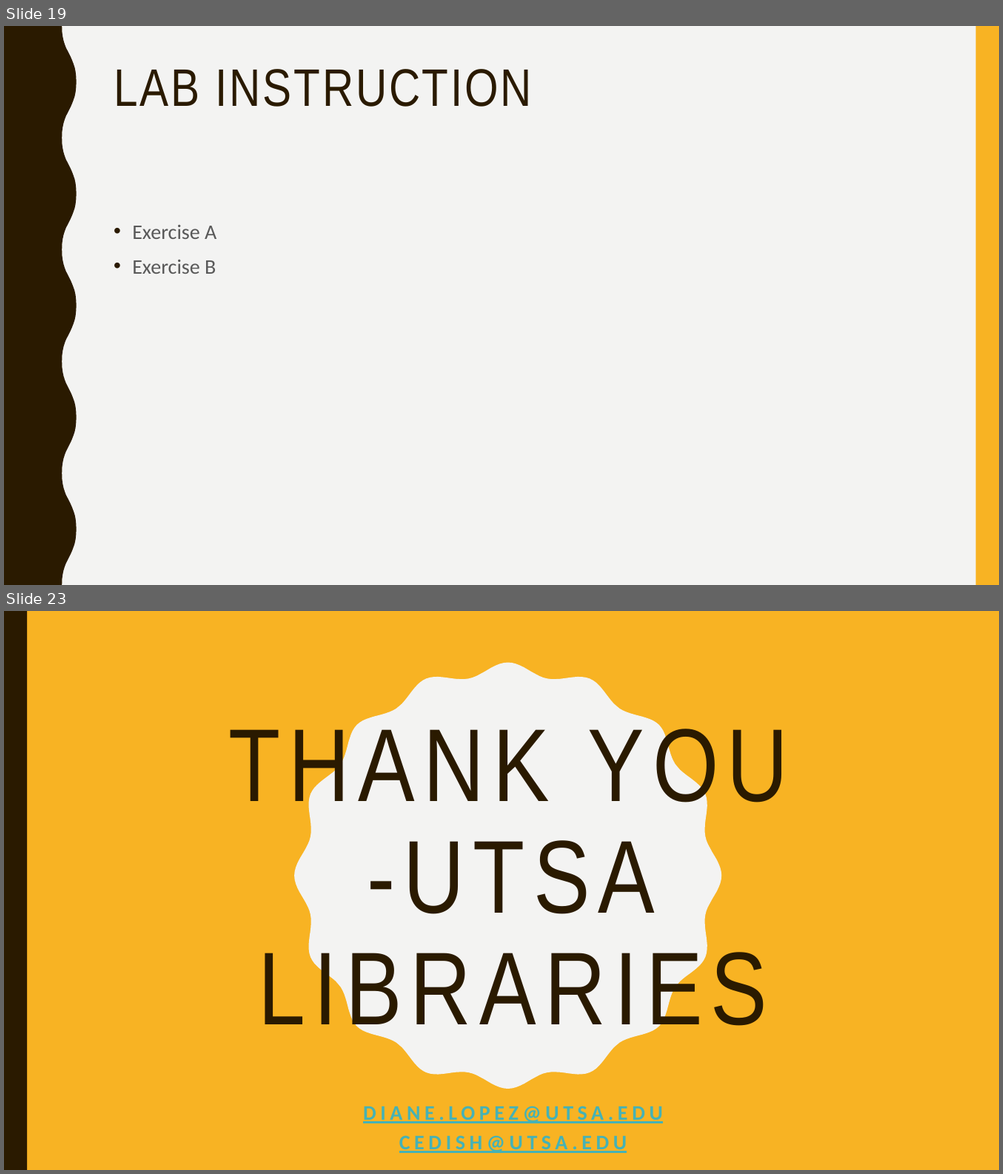
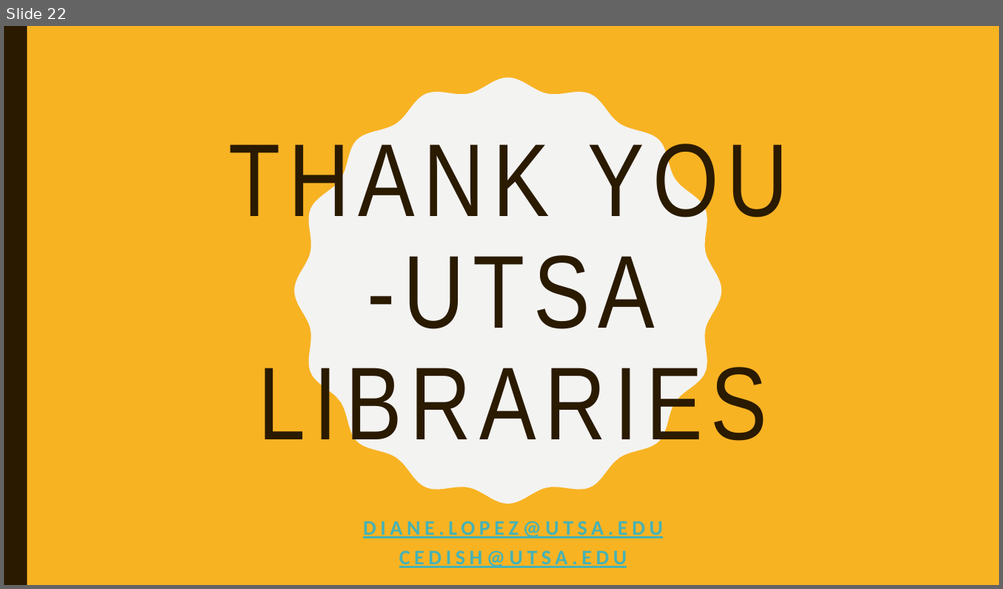
Before and after one commit to dianita956/git_vscode_wrkshp26, a slide deck: git_vscode_spring26_workshop.pptx. Shown one above the other, each under a label of ours: slides 19 and 23 before the commit, slide 22 after it; the slides between them are not shown. The pictures are 1003x1174 and 1003x589 pixels, drawn with LibreOffice and Linux fonts; fonts in the diff are those of the drawing. Boxes give left, top, right and bottom in pixels: in the first picture for what was removed or moved away, otherwise in the second. Text is boxed around its words. In the diff, an @@ line names an element or a change of style, - is before the commit and + after.

```diff
--- a/git_vscode_spring26_workshop.pptx
+++ b/git_vscode_spring26_workshop.pptx
@@ slide 19 removed at (4, 26, 999, 585), background #F3F3F2 @@
@@ freeform shape removed at (4, 26, 77, 585) @@
@@ rectangle removed at (976, 26, 999, 585) @@
@@ title removed at (114, 69, 532, 107) @@
-LAB INSTRUCTION
@@ text removed at (132, 225, 216, 274) @@
-• Exercise A
-• Exercise B
@@ what was slide 23 is now slide 22 @@
```
Also in this commit, not shown: 3 slides changed, 17 slides added, 17 other slides removed, 2 other files.
